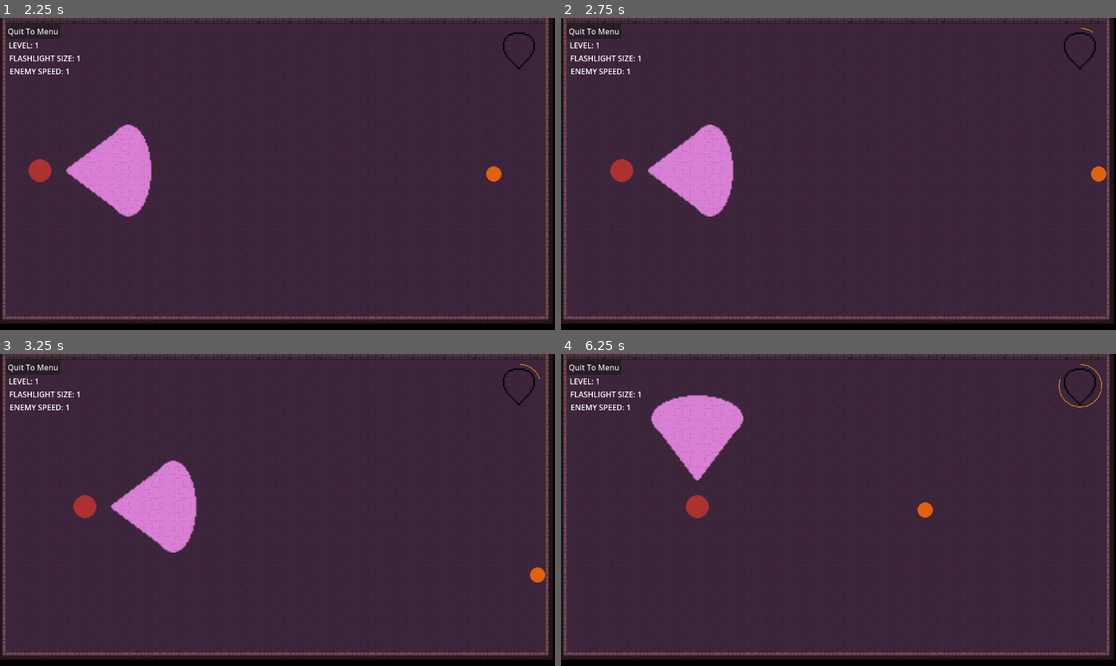
Above: before the commit, frames 1-4 (two rows, left to right).
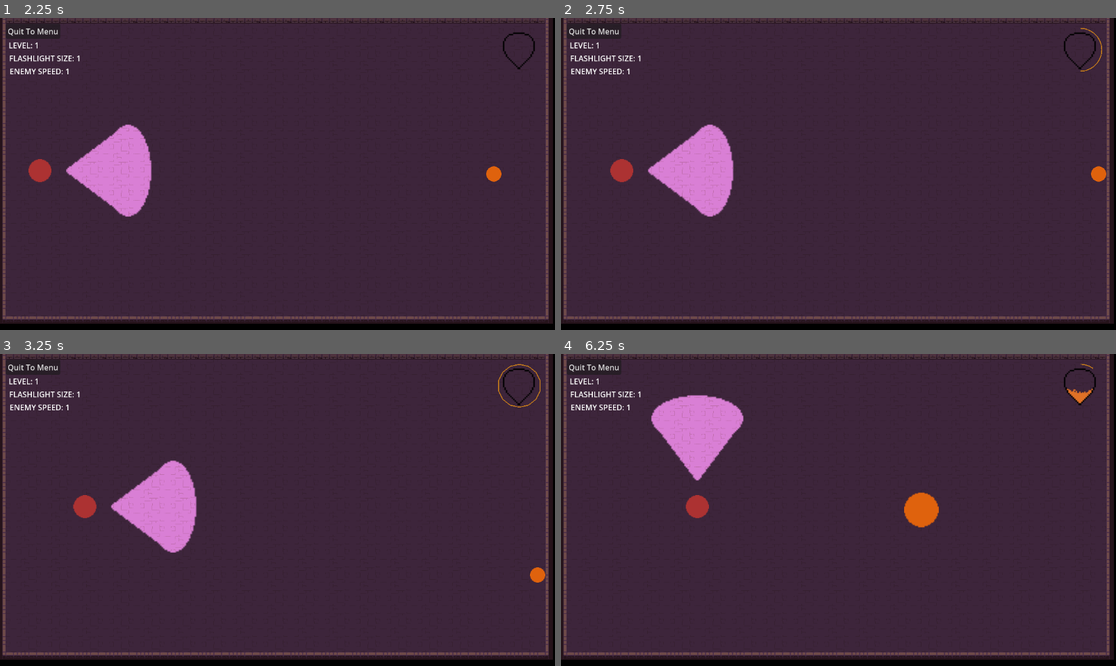
Above: after the commit, the same moments.

Repository: robliv/gamejam2024
Game: Godot game, scene res://scenes/game_manager.tscn
Two runs of this game, one before a commit and one after it. Both use one fixed random seed, a clock stepped at 60 frames per second and the inputs below.
Inputs:
- Up to frame 1 (2.25 s): click "PLAY" at 0.5 s; click "Start" at 1.25 s; tap Enter (ui_accept) at 2 s; hold D (move_right) from 2.03 s (still down)
- Up to frame 2 (2.75 s): keep holding D (move_right); tap Enter (ui_accept) at 2.27 s
- Up to frame 3 (3.25 s): release D (move_right) at 2.78 s; hold S (move_down) from 2.78 s (still down); tap Enter (ui_accept) at 3.02 s
- Up to frame 4 (6.25 s): release S (move_down) at 3.53 s; hold D (move_right) 3.53-4.28 s; hold W (move_up) 4.28-5.03 s; tap Enter (ui_accept) at 4.52, 5.27, 6.02 s; hold A (move_left) from 5.03 s (still down)

Frame 1 is identical in both runs. In frame 2, less than 0.1% of the frame differs, in the area x 93-98%, y 3-18%; in frame 3, less than 0.1%; in frame 4, 0.6%, in the area x 61-98%, y 3-56%.

Commit message:
config tweeks

Diff:
--- a/project/scenes/game.tscn
+++ b/project/scenes/game.tscn
@@ -116,7 +116,7 @@
 offset_bottom = 51.0
 scale = Vector2(3, 3)
 script = ExtResource("10_pgtao")
-circle_duration = 5.0
+circle_duration = 1.0
 circle_radius = 15.0
 
 [node name="Timer" type="Timer" parent="Control"]
--- a/project/scenes/player.gd
+++ b/project/scenes/player.gd
@@ -2,8 +2,8 @@
 
 const SPEED = 300.0
 const DASH_SPEED = 900.0  # Dash speed is higher than normal speed
-const DASH_DURATION = 0.2
-const SCALE_FACTOR = 1.2 # Adjust this factor to scale the character up or down.
+const DASH_DURATION = 0.3
+const SCALE_FACTOR = 1.5 # Adjust this factor to scale the character up or down.
 const MAX_SIZE = 5
 
 var current_size = 1
